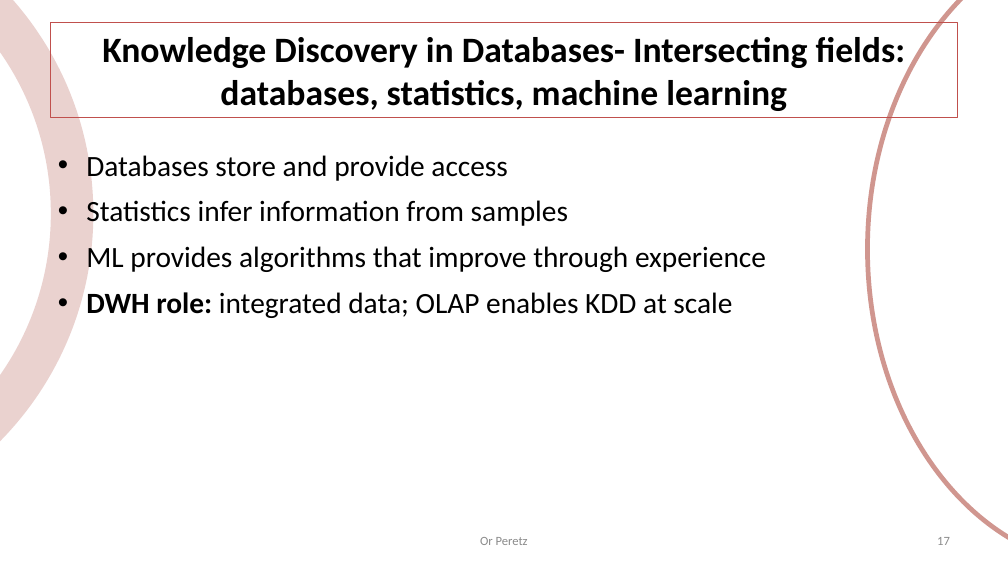
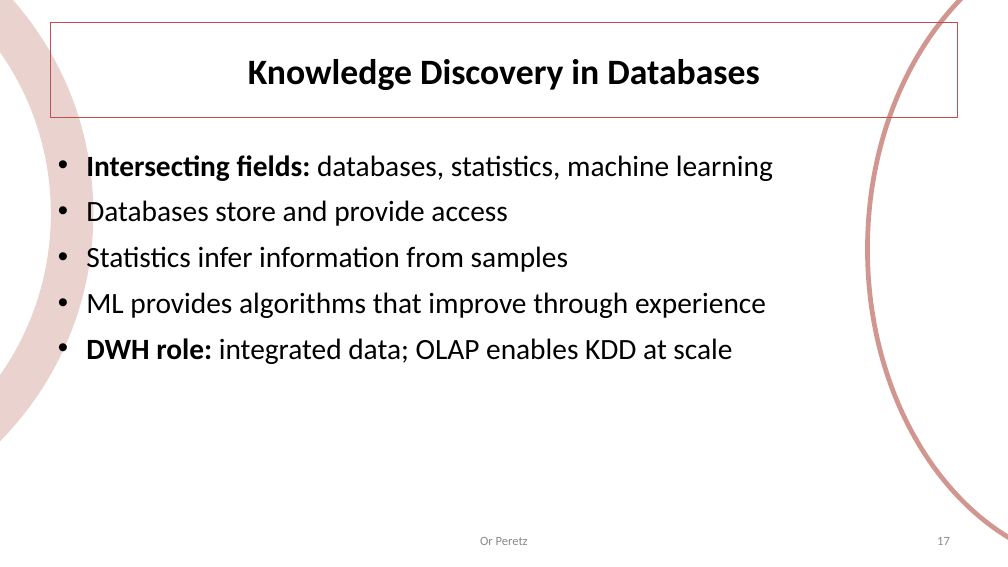
Before and after one commit to OrPerets/data-engineering-course, a slide deck: slide 17 of build/01-introduction.pptx. Drawn at 1008x567 pixels with LibreOffice and Linux fonts; fonts in the diff are those of the drawing. Boxes give left, top, right and bottom in pixels: in the first picture for what was removed or moved away, otherwise in the second. Text is boxed around its words. In the diff, an @@ line names an element or a change of style, - is before the commit and + after.

```diff
--- a/build/01-introduction.pptx
+++ b/build/01-introduction.pptx
@@ title at (x1=248, y1=59, x2=759, y2=90): text changed @@
-Knowledge Discovery in Databases- Intersecting fields: databases, statistics, machine learning
+Knowledge Discovery in Databases
@@ text at (x1=86, y1=151, x2=773, y2=183): paragraph added @@
+• Intersecting fields: databases, statistics, machine learning
```
Also in this commit, not shown: 13 other slides changed, 1 other file.
